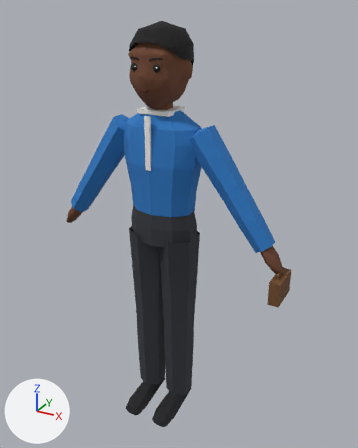
What one commit did to the glTF model apps/client/public/assets/shared/chr/chr_bayo.glb.
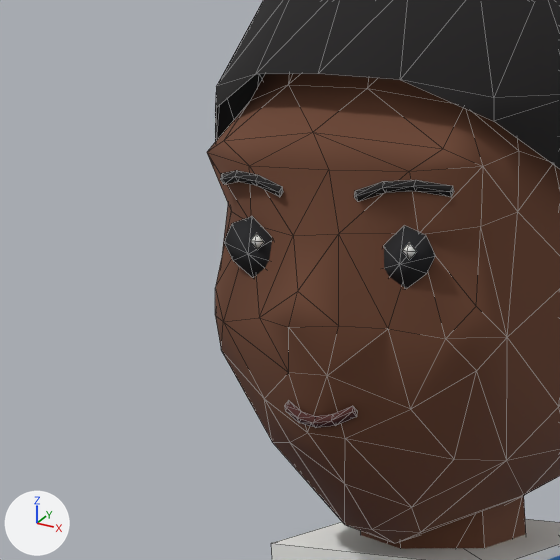
Old and new are each drawn whole from a camera (50 mm lens) standing at (0.906, -1.505, 0.862) and looking at (0.043, 0.064, 0.077) and again close up on the part from 28% to 50% of the width and 7% to 25% of the height. The axes (+X, +Y, +Z) are drawn at lower left. The lights are the same throughout. The last two pictures show the newer version. The close-ups show mesh edges as thin lines. Vertices at exactly the same position are counted once.

In view in the first close-up: 'body'.
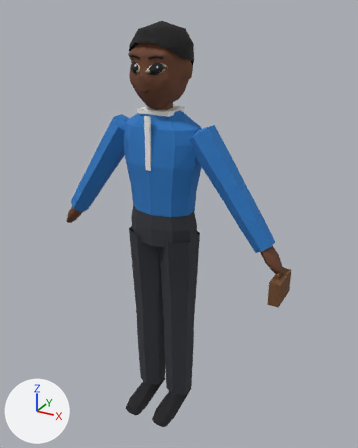
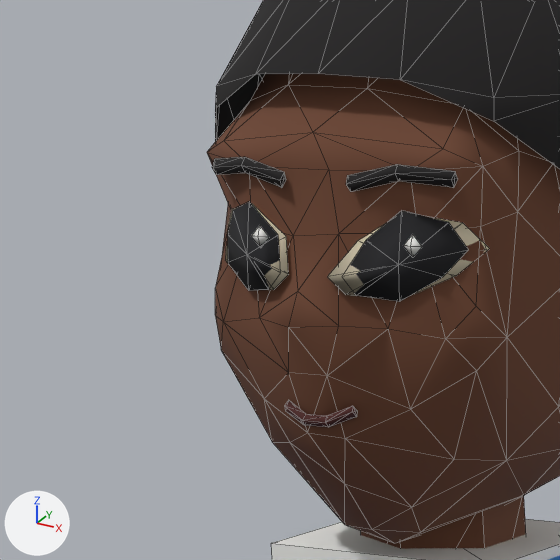
Changed parts and their boxes (x1, y1, x2, y2) in the close-ups (560 x 560 px; the box of a moved part takes in the faces that stretch with it):
part 1 of me_body, added: after (350, 210, 468, 302)
part 2 of me_body, moved or reshaped: before (220, 170, 454, 428); after (212, 157, 489, 427)

Patch to the scene script:
```diff
--- a/apps/client/public/assets/shared/chr/chr_bayo.glb.py
+++ b/apps/client/public/assets/shared/chr/chr_bayo.glb.py
@@ me_body @@
 # used by ob_body; location = (0.0, 0.0, 0.0)
-me_body.from_pydata(...)  # 660 vertices, 1146 faces; spans x -0.5..0.49, y -0.15..0.16, z -0.79..0.82
+me_body.from_pydata(...)  # 668 vertices, 1154 faces; spans x -0.5..0.49, y -0.15..0.16, z -0.79..0.82
+# me_body part 1: the loose piece of 10 vertices spanning x 0.01..0.05, y -0.07..-0.06, z 0.66..0.69 is copied, and the copy is multiplied about its middle by the matrix ((1.418, -0.697, -0.031), (0.693, 1.399, 0.244), (-0.08, -0.232, 1.561)); it spans x 0.0..0.05, y -0.08..-0.05, z 0.66..0.7
+# me_body part 2
+# 43 vertices are removed from x -0.07..0.05, y -0.08..-0.05, z 0.6..0.71
+# 132 faces are deleted
+# 12 vertices move within x -0.05..0.05, y -0.08..-0.06, z 0.6..0.71
+# 41 vertices are added at x -0.08..0.06, y -0.08..-0.04, z 0.66..0.72
+# 124 new faces join them
 me_body.materials.append(mat_body)
```
